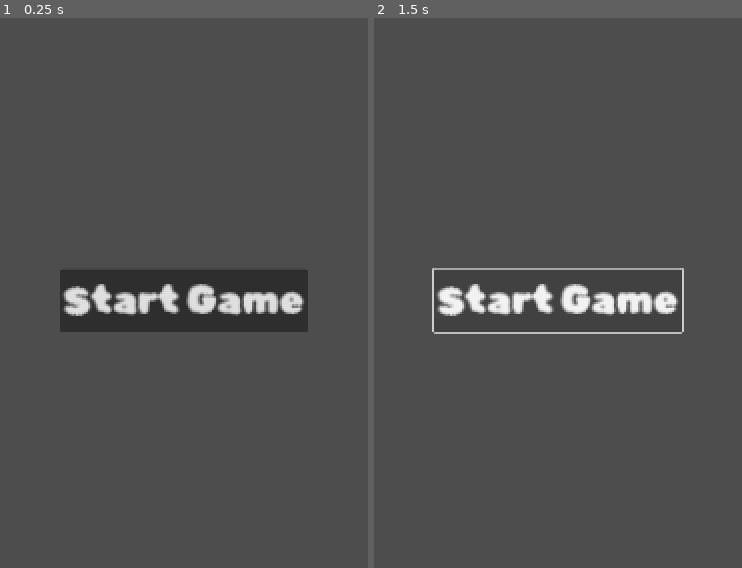
Above: before the commit, frames 1-2 (left to right).
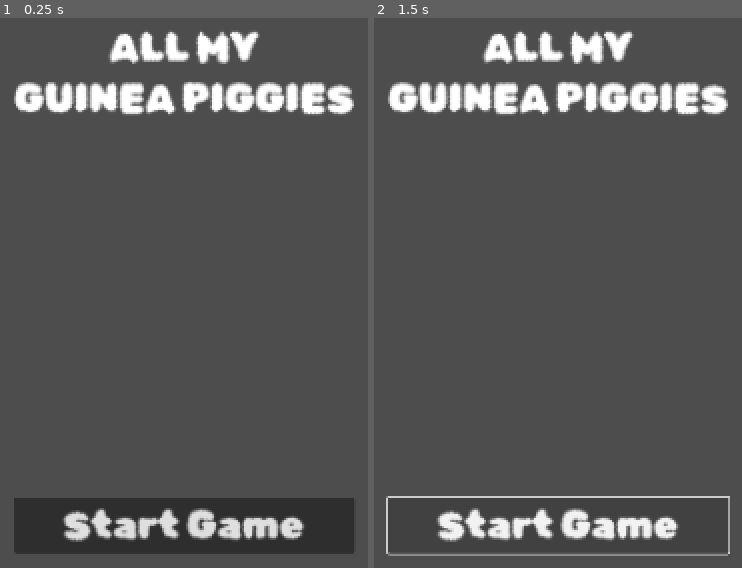
Above: after the commit, the same moments.

Repository: ElQDuck/guinea-piggies
Game: Godot game, scene res://scenes/start_screen.tscn
Two runs of this game, one before a commit and one after it. Both use one fixed random seed, a clock stepped at 60 frames per second and the inputs below. This scene is started directly instead of the project's main scene.
Inputs:
- Up to frame 1 (0.25 s): no input
- Up to frame 2 (1.5 s): click "Start Game" at 0.5 s; click "Start Game" at 1.25 s

The runs differ from the first frame. In frame 1, 22% of the frame differs, in the area x 3-97%, y 2-98%; in frame 2, 12%.

Commit message:
feat: add title

Diff:
--- a/assets/translations/translation.csv
+++ b/assets/translations/translation.csv
@@ -1,3 +1,4 @@
 keys,en,de
 START_GAME,Start Game,Spielen
 END_TURN,End turn,Zug beenden
+GAME_TITLE,ALL MY\nGUINEA PIGGIES,ALLE MEINE\nMEERSCHWEINCHEN
--- a/scenes/start_screen.tscn
+++ b/scenes/start_screen.tscn
@@ -16,17 +16,24 @@
 grow_horizontal = 2
 grow_vertical = 2
 
-[node name="Button" type="Button" parent="."]
+[node name="VBoxContainer" type="VBoxContainer" parent="."]
 layout_mode = 1
-anchors_preset = 8
+anchors_preset = 13
 anchor_left = 0.5
-anchor_top = 0.5
 anchor_right = 0.5
-anchor_bottom = 0.5
-offset_left = -135.0
-offset_top = -37.5
-offset_right = 135.0
-offset_bottom = 37.5
+anchor_bottom = 1.0
+offset_left = -175.5
+offset_right = 175.5
 grow_horizontal = 2
 grow_vertical = 2
+
+[node name="GameTitle" type="Label" parent="VBoxContainer"]
+layout_mode = 2
+size_flags_vertical = 6
+text = "GAME_TITLE"
+horizontal_alignment = 1
+
+[node name="Button" type="Button" parent="VBoxContainer"]
+layout_mode = 2
+size_flags_vertical = 6
 text = "START_GAME"
Not shown, changed: README.md
